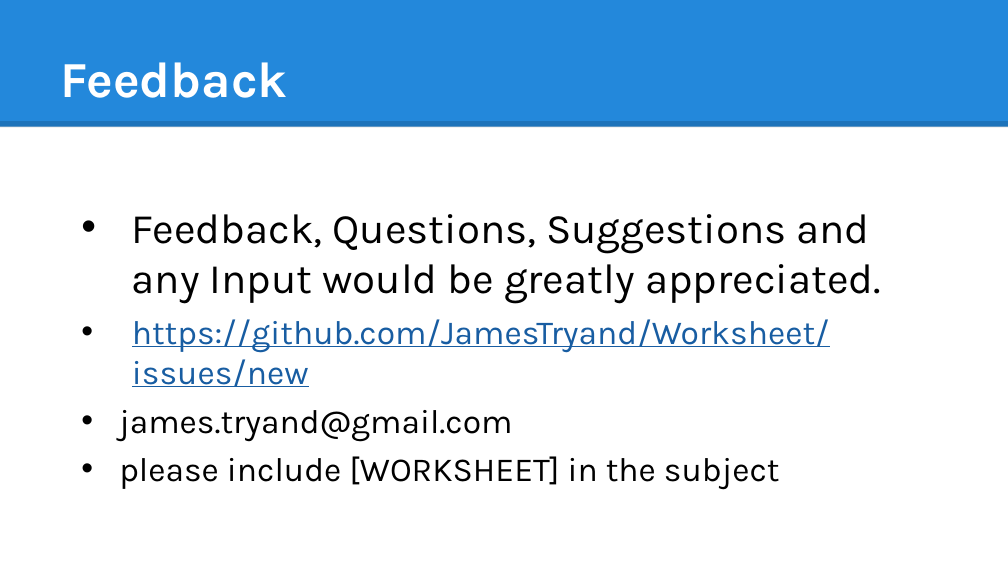
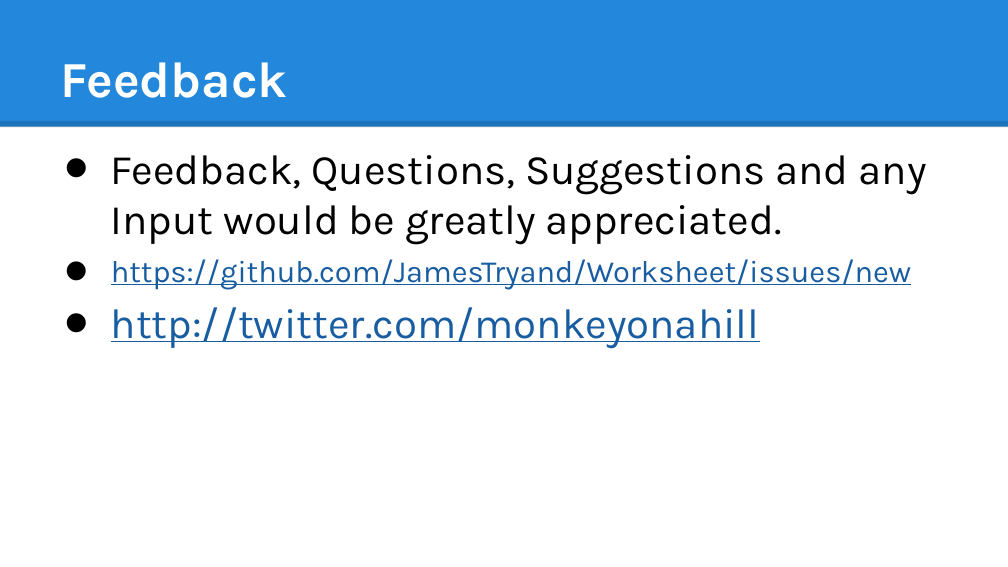
Before and after one commit to JamesTryand/Worksheet, a slide deck: slide 12 of docs/Worksheet Overview.pptx. Drawn at 1008x567 pixels with LibreOffice and Linux fonts; fonts in the diff are those of the drawing. Boxes give left, top, right and bottom in pixels: in the first picture for what was removed or moved away, otherwise in the second. Text is boxed around its words. In the diff, an @@ line names an element or a change of style, - is before the commit and + after.

```diff
--- a/docs/Worksheet Overview.pptx
+++ b/docs/Worksheet Overview.pptx
@@ text at [111,155,927,290]: size 24 to 22 pt in "https://github.com/JamesTryand/Worksheet/issues/new"; indent changed @@
@@ text at [111,307,760,349]: text changed; size 24 to 30 pt; text colour #000000 to #185DA2 @@
-• james.tryand@gmail.com
-• please include [WORKSHEET] in the subject
+• http://twitter.com/monkeyonahill
```
Also in this commit, not shown: 1 other slide changed.
